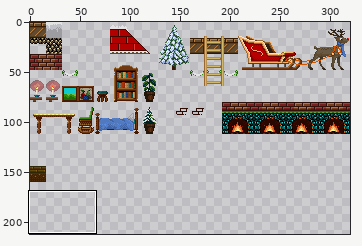
Two versions of one sprite sheet, data/levels/tiles.png. Above: a wide view before the commit, with the close-up outlined.
Close-up. First the earlier version:
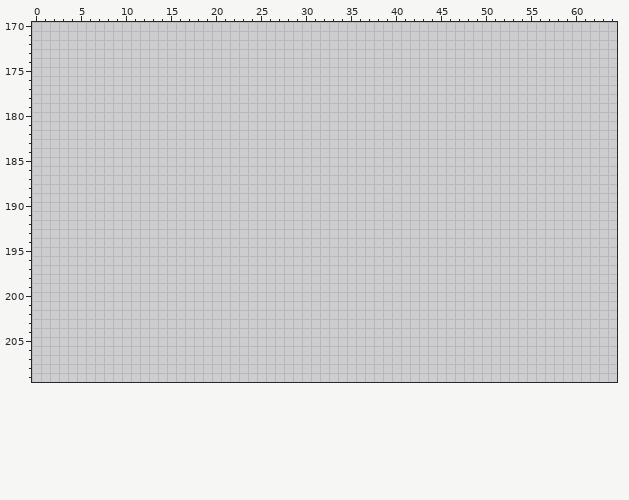
The file is 320x258 pixels. Colours within 5 levels of each other are drawn and written as one. Shown: x 0..64, y 170..209. The wide view leaves out empty margins. The commit also changed other parts of the picture, which this record leaves out.
Palette (. is transparent): 
Pixels before (only the part around the change), first column x 0:
172 .................................................................
173 .................................................................
174 .................................................................
175 .................................................................
176 .................................................................
177 .................................................................
178 .................................................................
179 .................................................................
180 .................................................................
181 .................................................................
182 .................................................................
183 .................................................................
184 .................................................................
185 .................................................................
186 .................................................................
187 .................................................................
188 .................................................................
189 .................................................................
190 .................................................................
191 .................................................................
192 .................................................................
193 .................................................................
194 .................................................................
195 .................................................................
196 .................................................................
197 .................................................................
198 .................................................................
199 .................................................................
200 .................................................................
201 .................................................................
202 .................................................................
203 .................................................................
204 .................................................................
205 .................................................................
206 .................................................................
207 .................................................................
208 .................................................................
209 .................................................................
New version:
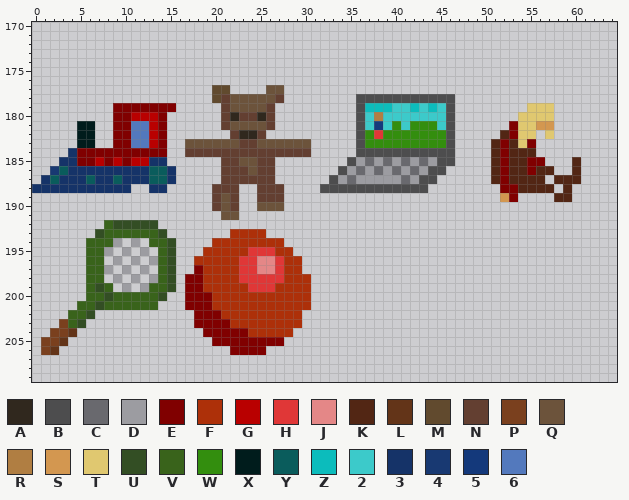
Colours new in this view: A #30281e  B #4d4d4e  C #69696e  D #9c9ca1  E #800000  F #ad3009  G #b90000  H #e03737  J #e48787  K #522614  L #633418  M #614a2e  N #633f31  P #7a401e  Q #6c533b  R #b07e42  S #d39750  T #e0c870  U #334e24  V #39631b  W #338e0e  X #001c1c  Y #0a5c5c  Z #0cbcbc  2 #3ccaca  3 #153368  4 #183972  5 #14397b  6 #5379bd
The exact change:
Changed rows in their new state; - is an unchanged pixel.
first column x 0:
177 --------------------MM----QQ---------------------------------
178 --------------------MNQQQQQN--------BBBBBBBBBBB--------------
179 ---------EEEEEEE-----NQQQQN---------BZZZ22Z2Z2B--------TTT---
180 ---------EEGGGE------NANNAN---------B2R2222222B-------TTTT---
181 -----XX--EE66GE------NQQQQN---------B252W2WWW2B------ETTSS---
182 -----XX--EE66GE-------NAAN----------BWHWWWWWWWB-----KETT-T---
183 -----XX--EE66GE--QQQQQQNNQQQQQQ-----BWWWWWWWWWB----KEKTE-----
184 ----3EEEEEEEEEE--NNNNNNNNNNNNNN-----BBBBBBBBBBB----KEKKK-----
185 ---33EEGEGEGG33------NNQQNN--------BDCDCDCDCDBB----KEKKEE---K
186 --4Y333333333YY3-----NNNQNN-------BDCDCDCDCDBB-----KEKKEKK--K
187 -3Y333Y33Y333YY3-----NNNNNN------BDCDDDDDCDBB------KEKKKK-KKK
188 33333333333--33-----NNN--NNN----BBBBBBBBBBBB--------EEKKKK-K-
189 --------------------NQN--NNN------------------------SE----KK-
190 --------------------NQN--QQQ---------------------------------
191 ---------------------QQ--------------------------------------
192 --------VUUUUU-----------------------------------------------
193 -------UVVVVVVU-------FFFF-----------------------------------
194 ------VVVD-D-VVU----FFFFFFFF---------------------------------
195 ------VVD-D-D-VU---FFFFFHHHFF--------------------------------
196 ------VV-D-D-DVU--FFFFFHHJJHFF-------------------------------
197 ------VVD-D-D-VU--EFFFFHHJJHFF-------------------------------
198 ------VV-D-D-DVU-EEFFFFHHHHHFFF------------------------------
199 ------VUV-D-DVVU-EEFFFFFHHHFFFF------------------------------
200 ------VVUVVVVVU--EEEFFFFFFFFFFF------------------------------
201 -----VVUVVVVVV---EEEFFFFFFFFFFF------------------------------
202 ----VVU-----------EEEFFFFFFFFF-------------------------------
203 ---PVU------------EEEEFFFFFFFF-------------------------------
204 --PPL--------------EEEEEFFFFF--------------------------------
205 -PPL----------------EEEEEEEE---------------------------------
206 -PL-------------------EEEE-----------------------------------
